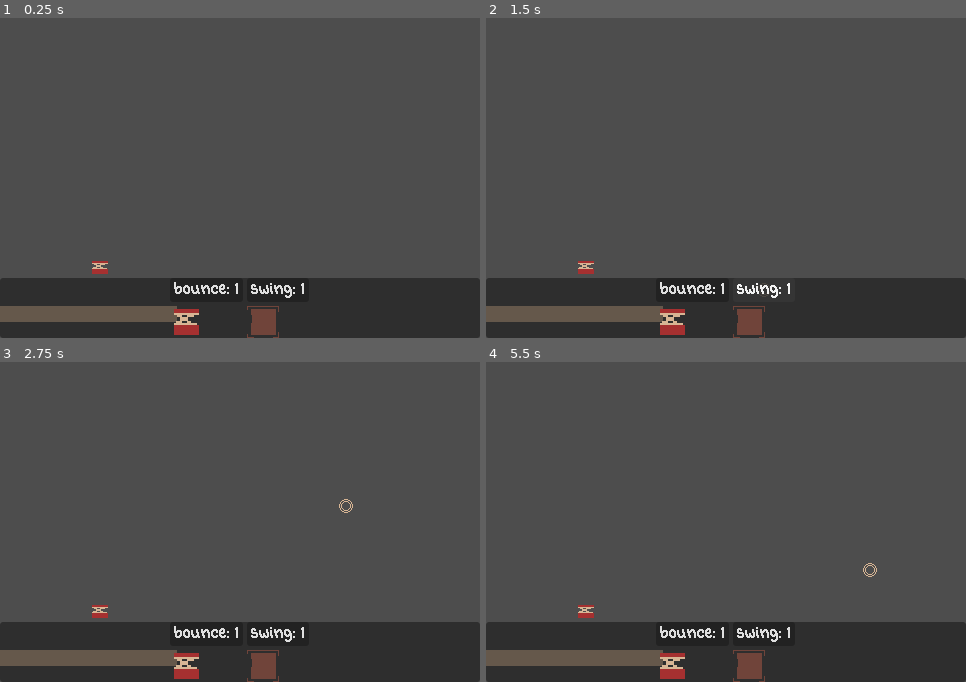
Above: before the commit, frames 1-4 (two rows, left to right).
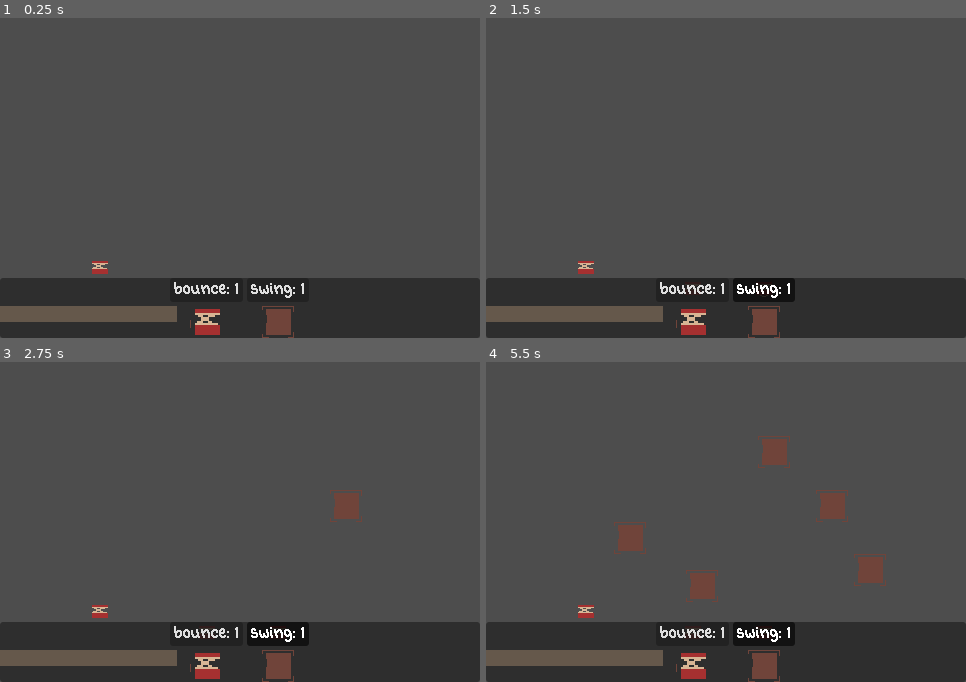
Above: after the commit, the same moments.

Repository: Lochi-dot-JPEG/ants
Game: Godot game, scene res://locations/test-area.tscn
Two runs of this game, one before a commit and one after it. Both use one fixed random seed, a clock stepped at 60 frames per second and the inputs below.
Inputs (mouse positions are in pixels of both pictures, inside the frame that each line leads up to):
- Up to frame 1 (0.25 s): no input
- Up to frame 2 (1.5 s): click "Bounce: 1" at 0.5 s; click "Swing: 1" at 1.25 s
- Up to frame 3 (2.75 s): tap Enter at 2 s; move the mouse to (345, 506) at 2.02 s; press the mouse at (345, 506) at 2.03 s; hold D (right) from 2.03 s (still down); tap Space (jump) at 2.27 s
- Up to frame 4 (5.5 s): tap Space (jump) at 2.75, 3.02, 4.25, 4.52, 5.27 s; move the mouse to (630, 538) at 2.77 s; release the mouse at (630, 538) at 2.78 s; right-click (630, 538) at 2.85 s; click (630, 538) at 3.05 s; tap Enter at 3.5, 5 s; move the mouse to (774, 451) at 3.52 s; release D (right) at 3.53 s; press the mouse at (774, 451) at 3.53 s; hold A (left) 3.53-4.28 s; move the mouse to (702, 586) at 4.27 s; release the mouse at (702, 586) at 4.28 s; hold D (right) from 4.28 s (still down); click (702, 586) at 4.35 s; move the mouse to (870, 570) at 5.02 s; hold Right mouse button (drag) from 5.03 s (still down); click (870, 570) at 5.3 s

The runs differ from the first frame. In frame 1, 1.1% of the frame differs, in the area x 36-62%, y 90-100%; in frame 2, 1.9%; in frame 3, 1.8%; in frame 4, 3.6%, in the area x 26-84%, y 23-100%.

Commit message:
feat: place items in world

Diff:
--- /dev/null
+++ b/entities/swing/swing.tres
@@ -0,0 +1,7 @@
+[gd_resource type="AtlasTexture" format=3 uid="uid://t3e80xr6aqf6"]
+
+[ext_resource type="Texture2D" uid="uid://conskaqf1b8s" path="res://locations/tilemap.png" id="1_2tr3h"]
+
+[resource]
+atlas = ExtResource("1_2tr3h")
+region = Rect2(0, 48, 32, 32)
--- /dev/null
+++ b/entities/swing/swing.tscn
@@ -0,0 +1,8 @@
+[gd_scene format=3 uid="uid://c40r4c28ptnf8"]
+
+[ext_resource type="Texture2D" uid="uid://t3e80xr6aqf6" path="res://entities/swing/swing.tres" id="1_vbqs8"]
+
+[node name="Swing" type="Node2D" unique_id=1742494859]
+
+[node name="Sprite2D" type="Sprite2D" parent="." unique_id=2078166800]
+texture = ExtResource("1_vbqs8")
--- a/locations/test-area.tscn
+++ b/locations/test-area.tscn
@@ -25,6 +25,10 @@
 position = Vector2(263.5, -147.5)
 shape = SubResource("RectangleShape2D_ads0q")
 
+[node name="Items" type="Node2D" parent="." unique_id=1167308504]
+
 [node name="CanvasLayer" type="CanvasLayer" parent="." unique_id=45515474]
 
-[node name="Interface" parent="CanvasLayer" unique_id=1974004815 instance=ExtResource("5_n3cnl")]
+[node name="Interface" parent="CanvasLayer" unique_id=1974004815 node_paths=PackedStringArray("dock", "world_items_parent") instance=ExtResource("5_n3cnl")]
+dock = NodePath("../../Dock")
+world_items_parent = NodePath("../../Items")
--- a/project.godot
+++ b/project.godot
@@ -65,6 +65,11 @@
 "events": [Object(InputEventMouseButton,"resource_local_to_scene":false,"resource_name":"","device":-1,"window_id":0,"a …(282 unchanged characters)…
 ]
 }
+shoot={
+"deadzone": 0.2,
+"events": [Object(InputEventMouseButton,"resource_local_to_scene":false,"resource_name":"","device":-1,"window_id":0,"alt_pressed":false,"shift_pressed":false,"ctrl_pressed":false,"meta_pressed":false,"button_mask":1,"position":Vector2(211.09375, 16.914063),"global_position":Vector2(215.09375, 53.914063),"factor":1.0,"button_index":1,"canceled":false,"pressed":true,"double_click":false,"script":null)
+]
+}
 
 [physics]
 
--- a/scripts/load.gd
+++ b/scripts/load.gd
@@ -3,9 +3,11 @@
 class ItemInfo:
 	var texture : Texture2D
 	var name : String
-	func _init(_texture, _name) -> void:
+	var item_node : PackedScene
+	func _init(_texture, _name, _node) -> void:
 		texture = _texture
 		name = _name
+		item_node = _node
 
 const mouse = preload("res://ui/mouse.tres")
 
@@ -14,10 +16,12 @@
 var items : Dictionary[Items, ItemInfo] = {
 	Items.BOUNCE:ItemInfo.new(
 		preload("res://ui/item/item-b.tres"),
-		"Bounce"
+		"Bounce",
+		preload("res://entities/bounce/bounce.tscn"),
 	),
 	Items.SWING:ItemInfo.new(
 		preload("res://ui/item/item-a.tres"),
-		"Swing"
+		"Swing",
+		preload("res://entities/swing/swing.tscn"),
 	),
 }
--- a/ui/interface.gd
+++ b/ui/interface.gd
@@ -4,6 +4,12 @@
 
 @export var items : Dictionary[Load.Items, int] = {Load.Items.BOUNCE: 1, Load.Items.SWING: 1}
 @export var item_container : Control
+@export var dock : Node2D
+@export var world_items_parent: Node2D
+
+
+var selected_item_panel : ItemPanel
+var selected_item: Load.Items
 
 const ITEM_PANEL = preload("res://ui/item/item.tscn")
 
@@ -13,19 +19,41 @@
 	panel.mouse_exited.connect(_mouse_on_panel.bind(false))
 	_add_items_to_panel()
 
+func _shoot_item() -> void:
+	var new_item = Load.items[selected_item].item_node.instantiate()
+	print("shoots")
+	world_items_parent.add_child(new_item)
+	new_item.global_position = dock.cursor.global_position
+
 
 func _add_items_to_panel():
 	for i in item_container.get_children():
 		i.queue_free()
+	var first_item = null
 	for key in items.keys():
 		var new_item :ItemPanel = ITEM_PANEL.instantiate()
 		var item_info = Load.items[key]
 		var quantity = items[key]
-		new_item._Set_Text(item_info.name + ": " + str(quantity))
+		new_item._Set_Type(key)
+		new_item._Set_Amount(quantity)
 		new_item._Set_Texture(item_info.texture)
+		new_item.button.pressed.connect(_select_item.bind(new_item))
 		item_container.add_child(new_item)
+		if first_item == null:
+			first_item = new_item
 
 
+func _select_item(item_node : ItemPanel):
+	if selected_item_panel != null:
+		selected_item_panel._Set_Highlight(false)
+	selected_item_panel = item_node
+	selected_item_panel._Set_Highlight(true)
+	selected_item = item_node.type
+
+
+func _input(event: InputEvent) -> void:
+	if event.is_action_pressed("shoot"):
+		_shoot_item()
 
 func _mouse_on_panel(is_on):
 	if is_on:
--- a/ui/item/item.gd
+++ b/ui/item/item.gd
@@ -2,6 +2,23 @@
 extends VBoxContainer
 
 @export var button : Button
+
+var type : Load.Items = Load.Items.BOUNCE
+var amount := 0
+
+func _Set_Highlight(highlighted : bool) -> void:
+	button.button_pressed = highlighted
+
+func _Set_Type(_type : Load.Items) -> void:
+	type = _type
+	_Update_Text()
+
+func _Set_Amount(new_amount : int) -> void:
+	amount = new_amount
+	_Update_Text()
+
+func _Update_Text() -> void:
+	button.text = Load.items[type].name + ": " + str(amount)
 
 func _Set_Text(text) -> void:
 	$Button.text = text
--- a/ui/item/item.tscn
+++ b/ui/item/item.tscn
@@ -11,9 +11,10 @@
 
 [node name="Button" type="Button" parent="." unique_id=1310108623]
 layout_mode = 2
+toggle_mode = true
 text = "Use this"
 
 [node name="TextureRect" type="TextureRect" parent="." unique_id=1106588935]
 layout_mode = 2
 texture = ExtResource("1_i77y8")
-stretch_mode = 4
+stretch_mode = 3
